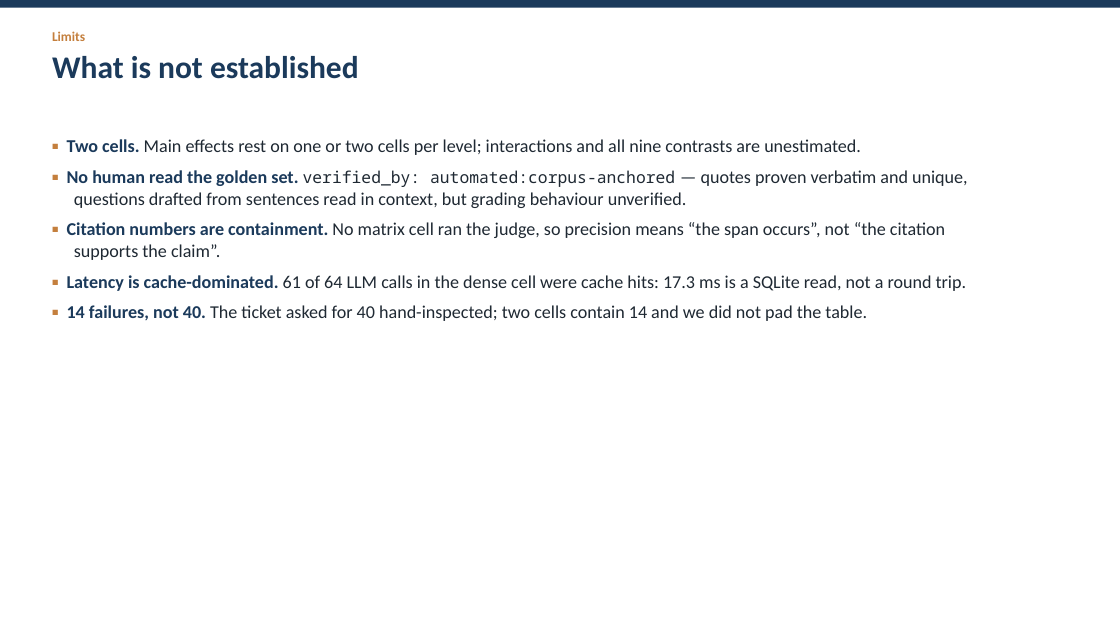
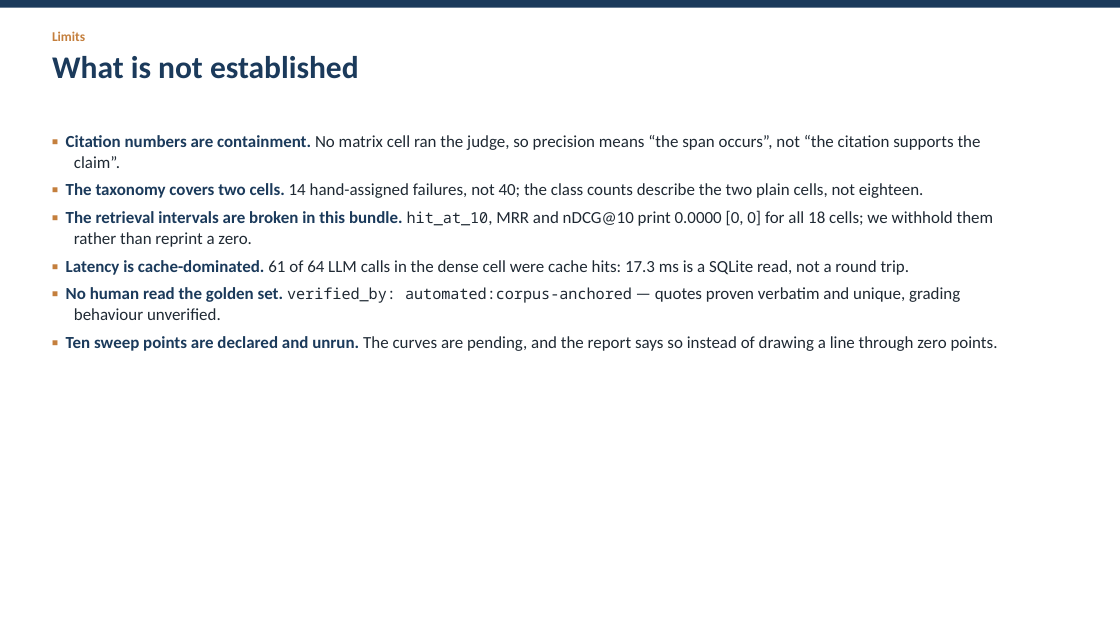
Before and after one commit to JHB11Hinson/cs5481-topic5-rag, a slide deck: slide 13 of reports/slides.pptx (slide 12 before the commit). Drawn at 1120x630 pixels with LibreOffice and Linux fonts; fonts in the diff are those of the drawing. Boxes give left, top, right and bottom in pixels: in the first picture for what was removed or moved away, otherwise in the second. Text is boxed around its words. In the diff, an @@ line names an element or a change of style, - is before the commit and + after.

Commit message:
report(ticket 17): final numbers pass — eighteen cells, chunking, correctness, corrected costs

```diff
--- a/reports/slides.pptx
+++ b/reports/slides.pptx
@@ text at box(66, 135, 981, 275): size 15.5 to 14.5 pt in "▪ Citation numbers are containment. No matrix ...", "▪ Latency is cache-dominated. 61 of 64 ..."; less space between paragraphs @@
@@ text at box(67, 139, 968, 208): paragraphs removed @@
-▪ Two cells. Main effects rest on one or two cells per level; interactions and all nine contrasts are unestimated.
-▪ No human read the golden set. verified_by: automated:corpus-anchored — quotes proven verbatim and unique, questions drafted from sentences read in context, but grading behaviour unverified.
@@ text at box(66, 183, 994, 247): paragraphs added @@
+▪ The taxonomy covers two cells. 14 hand-assigned failures, not 40; the class counts describe the two plain cells, not eighteen.
+▪ The retrieval intervals are broken in this bundle. hit_at_10, MRR and nDCG@10 print 0.0000 [0, 0] for all 18 cells; we withhold them rather than reprint a zero.
@@ text at box(66, 287, 998, 351): text changed; size 15.5 to 14.5 pt @@
-▪ 14 failures, not 40. The ticket asked for 40 hand-inspected; two cells contain 14 and we did not pad the table.
+▪ No human read the golden set. verified_by: automated:corpus-anchored — quotes proven verbatim and unique, grading behaviour unverified.
+▪ Ten sweep points are declared and unrun. The curves are pending, and the report says so instead of drawing a line through zero points.
```
Also in this commit, not shown: 8 other slides changed, 4 slides added, 3 slides removed, 16 other files.
